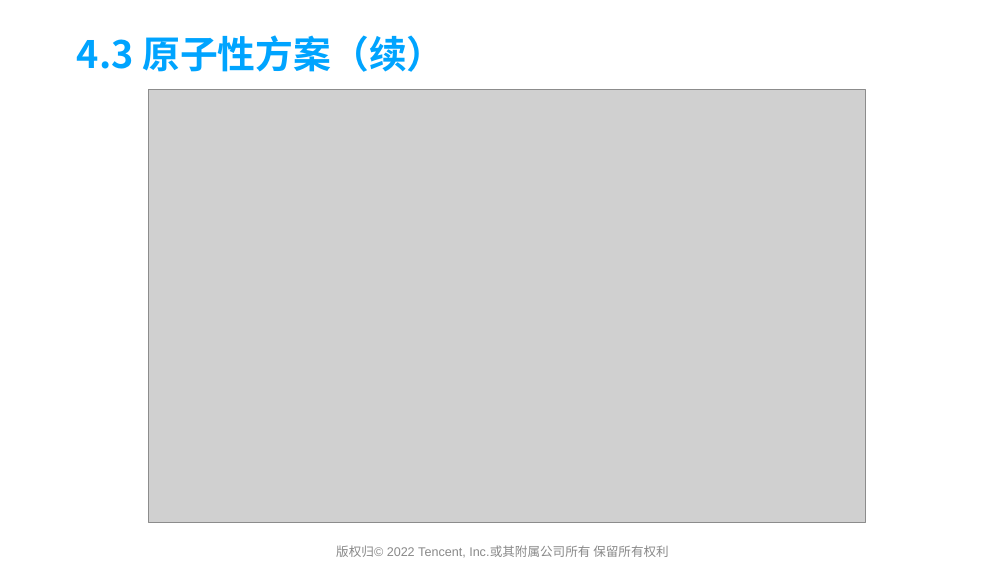
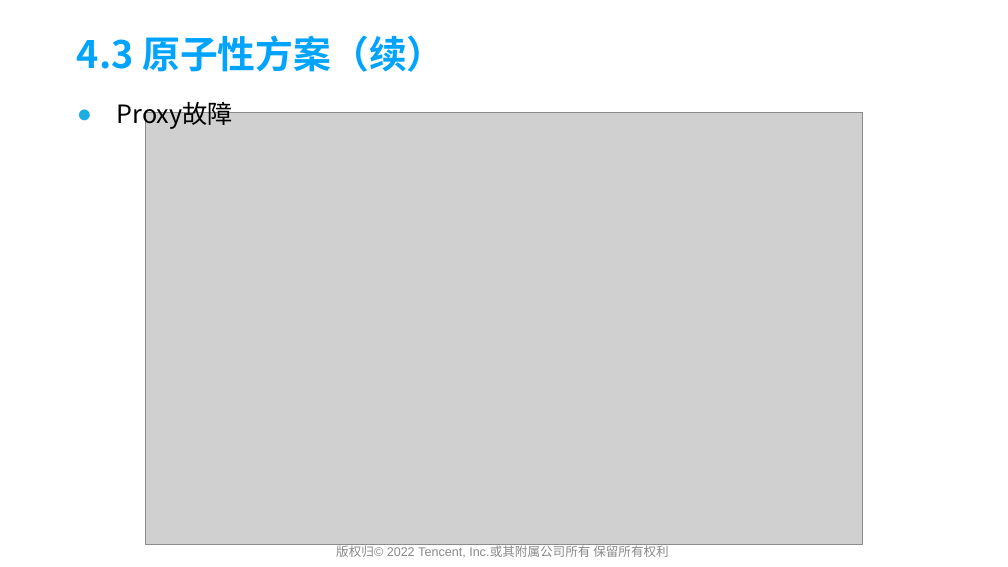
Before and after one commit to yedushusheng/mysql-learning, a slide deck: slide 31 of 28. OLTP/GoldenDB产品简介及架构解析.pptx. Drawn at 1008x567 pixels with LibreOffice and Linux fonts; fonts in the diff are those of the drawing; grey boxes stand for pictures; background and template pictures are left out. Boxes give left, top, right and bottom in pixels: in the first picture for what was removed or moved away, otherwise in the second. Text is boxed around its words. In the diff, an @@ line names an element or a change of style, - is before the commit and + after.

```diff
--- a/28. OLTP/GoldenDB产品简介及架构解析.pptx
+++ b/28. OLTP/GoldenDB产品简介及架构解析.pptx
@@ text added at (117, 97, 233, 130), 24 pt, text #000000 @@
+● Proxy故障
@@ picture: place and size @@
-picture at (148, 90, 865, 523)
+picture at (146, 113, 863, 545)
```
Also in this commit, not shown: 6 other slides changed, 1 slide added.
